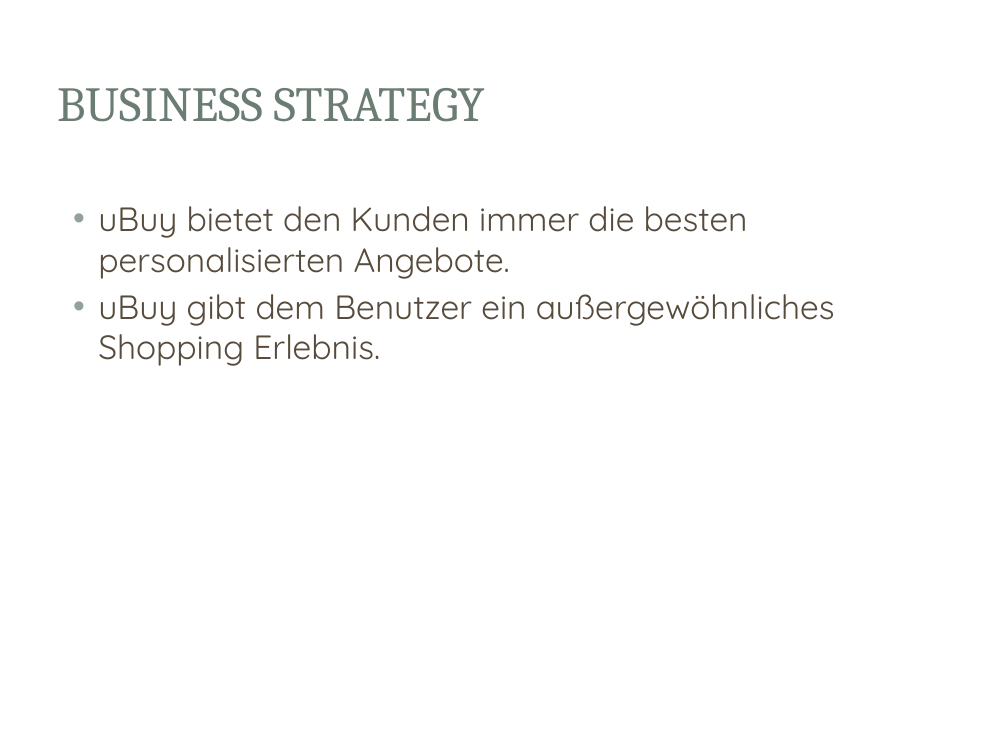
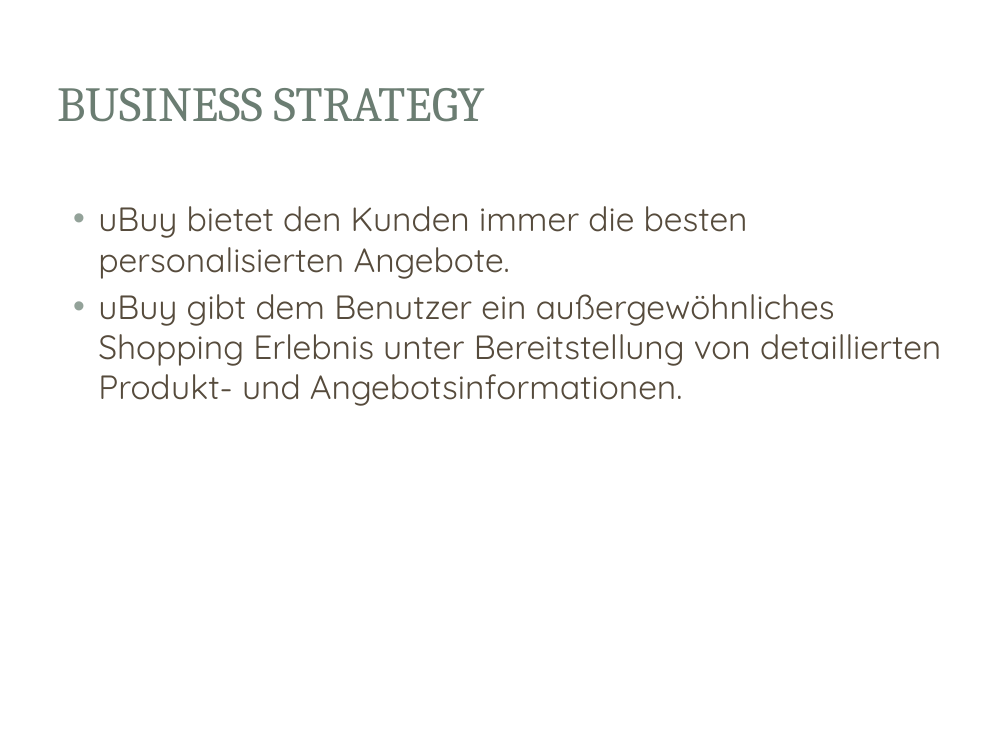
Before and after one commit to lightstalker89/MIT_SAD, a slide deck: slide 3 of 4th_sem/ak_SAD/grill_murrent/Ausgwählte Kapitel SAD.pptx. Drawn at 1008x756 pixels with LibreOffice and Linux fonts; fonts in the diff are those of the drawing; background and template pictures are left out. Boxes give left, top, right and bottom in pixels: in the first picture for what was removed or moved away, otherwise in the second. Text is boxed around its words. In the diff, an @@ line names an element or a change of style, - is before the commit and + after.

Commit message:
*) Update business strategy

```diff
--- a/4th_sem/ak_SAD/grill_murrent/Ausgwählte Kapitel SAD.pptx
+++ b/4th_sem/ak_SAD/grill_murrent/Ausgwählte Kapitel SAD.pptx
@@ text at <box>98,294,941,406</box>: text changed @@
-• uBuy gibt dem Benutzer ein außergewöhnliches Shopping Erlebnis.
+• uBuy gibt dem Benutzer ein außergewöhnliches Shopping Erlebnis unter Bereitstellung von detaillierten Produkt- und Angebotsinformationen.
```
